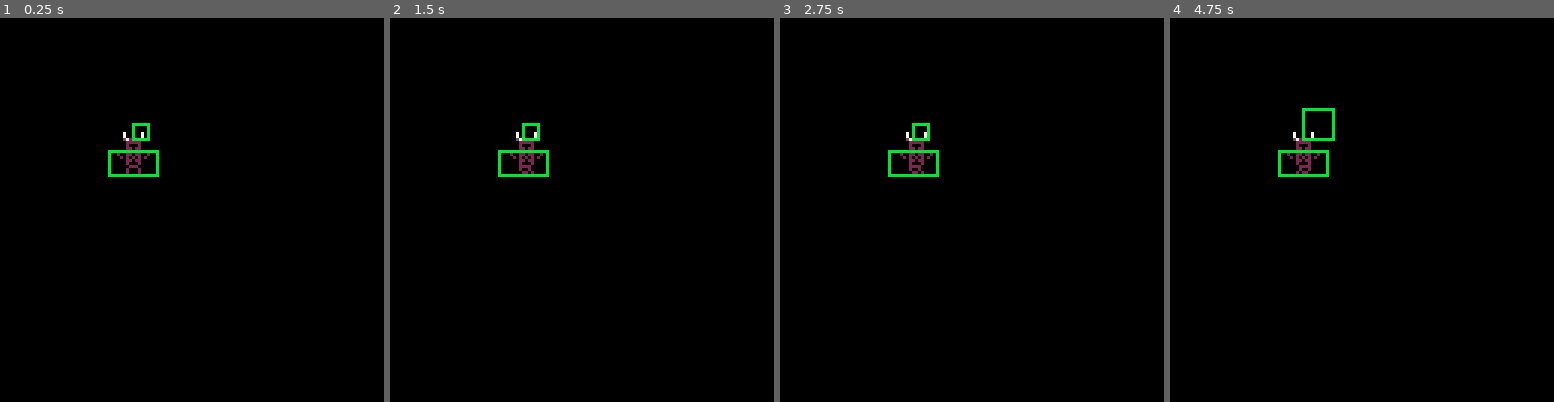
Above: before the commit, frames 1-4 (left to right).
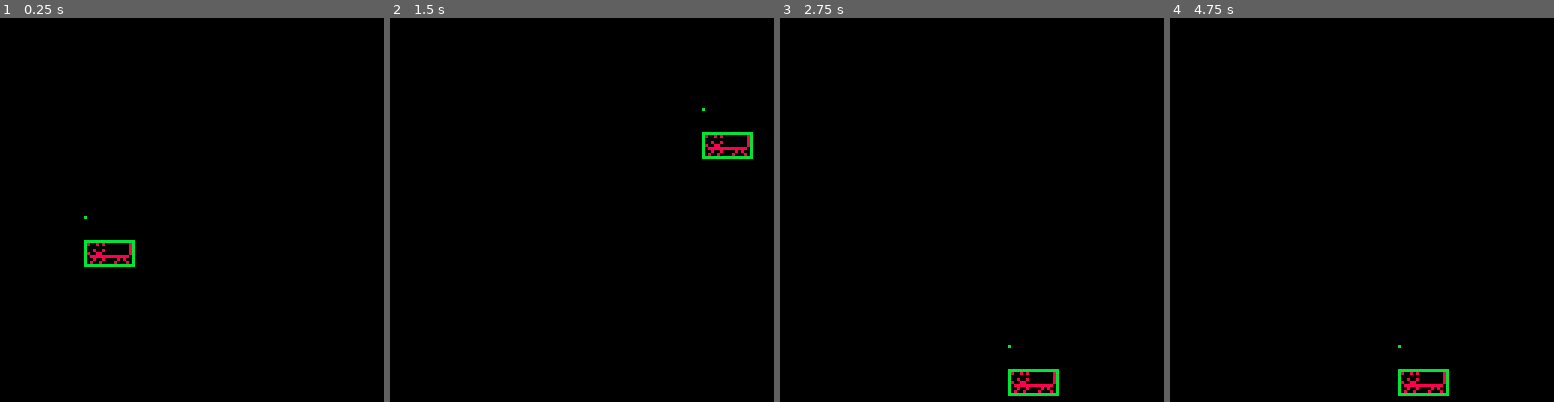
Above: after the commit, the same moments.

Repository: illMadeCoder/pico-8_game_engine
Game: PICO-8 cartridge basic_game_engine.p8
Same seed, same stepped clock (60 frames per second), same inputs: the game is played once before the commit and once after it.
Inputs:
- Up to frame 1 (0.25 s): no input
- Up to frame 2 (1.5 s): no input
- Up to frame 3 (2.75 s): no input
- Up to frame 4 (4.75 s): no input

The runs differ from the first frame. In frame 1, 1.2% of the frame differs, in the area x 21-42%, y 27-65%; in frame 2, 1.2%; in frame 3, 1.2%; in frame 4, 1.3%, in the area x 28-73%, y 23-99%.

Commit message:
Clean Version, Added callback to animation

Diff:
--- a/basic_game_engine.p8
+++ b/basic_game_engine.p8
@@ -201,7 +201,7 @@
     while not _end do
       step += 1
       _self:Set(-cos((step/framerate)*_speed)*radius + _center.x,-sin((step/framerate)*_speed)*radius + _center.y)
-      yield()
+      _end = yield()
     end
   end
 
@@ -346,11 +346,12 @@
   local compressed_frames = split(_compressed_string,"/")
   return {parse_sprite_frames(compressed_frames[1]),parse_hitbox_frames(compressed_frames[2]),parse_displacement_frames(compressed_frames[3])}
 end
-function new_clip(_compressed_frames,_sample_rate)
+function new_clip(_compressed_frames,_sample_rate,_callback)
   --[[
   --clip consists of frames, who are built via parse_compressed_frame
   --and contain compressed_sprite frames, compressed_hitbox frames, and compressed displacement frames
   --a frame then contains the raw sprite,hitbox,and displacement which will be sampled
+  --finally a clip may contain a _callback function that way on each sample frame a function can be called
   ]]--
   local parsed_frames = parse_compressed_frame(_compressed_frames)
   local frames,
@@ -366,11 +367,13 @@
   for i=1,length do
     add(frames,new_frame(sprite_frames[i],hitbox_frames[i],displacement_frames[i]))
   end
-  return {frames=frames,sample_rate=_sample_rate,length=length}
+  return {frames=frames,sample_rate=_sample_rate,callback=_callback,length=length}
 end
 --animation
-function new_animation(_clip,_sprite,_hitbox,_position)
-  local frame = 0
+function new_animation(_clip,_sprite,_hitbox,_position,_entity)
+
+  --TODO cleanup parse format, reduce tokens, make defaultable animation stuff
+  local frame = _clip.sample_rate --frame must start on sample rate for animation to begin on frame 1
   local sample = 1
 
   local anim = function (_loop)
@@ -384,6 +387,9 @@
         end
         if _clip.frames[sample].displacement and _position then
           set_to(_position,new_vector(_position.x+_clip.frames[sample].displacement.x,_position.y+_clip.frames[sample].displacement.y))
+        end
+        if _clip.callback then
+          _clip.callback(sample,_entity)
         end
       end
       frame += 1
@@ -642,15 +648,16 @@
   local position = new_vector(32,32)
   local co = Vector.Animation.CircularMotion(position,end_point,.5)
   local hitbox = new_hitbox()
-  local anim = new_animation(new_clip("32,1,1,2,2,0,0|34,1,1,2,2,0,0|32,1,1,2,2,0,0|34,1,1,2,2,1,0/8,4,5,-5|8,4,10,-10|8,4,5,-5/4,4|-4,-4",20),sprite,hitbox,position)
+  local end_circle = false
+  local anim = new_animation(new_clip("32,1,1,2,2,0,0|34,1,1,2,2,0,0|32,1,1,2,2,0,0|34,1,1,2,2,1,0/8,4,5,-5|8,4,10,-10|8,4,5,-5/4,4|-4,-4",20,function(_sample,_entity) printh("I'm an animation callback on sample: " .. _sample) end),sprite,hitbox,position,_entity)
   return new_entity("baddy",
         {"enemy"},
         position,
         function (entity)
-          --coresume(co)
-          coresume(anim,true)
+          coresume(co,end_circle)
+          position.x += 10
+          --coresume(anim,true)
           --entity.position:ToWhole()
-          --printh(stringify_table(position))
         end,
         function (entity)
           sprite:draw(entity)
